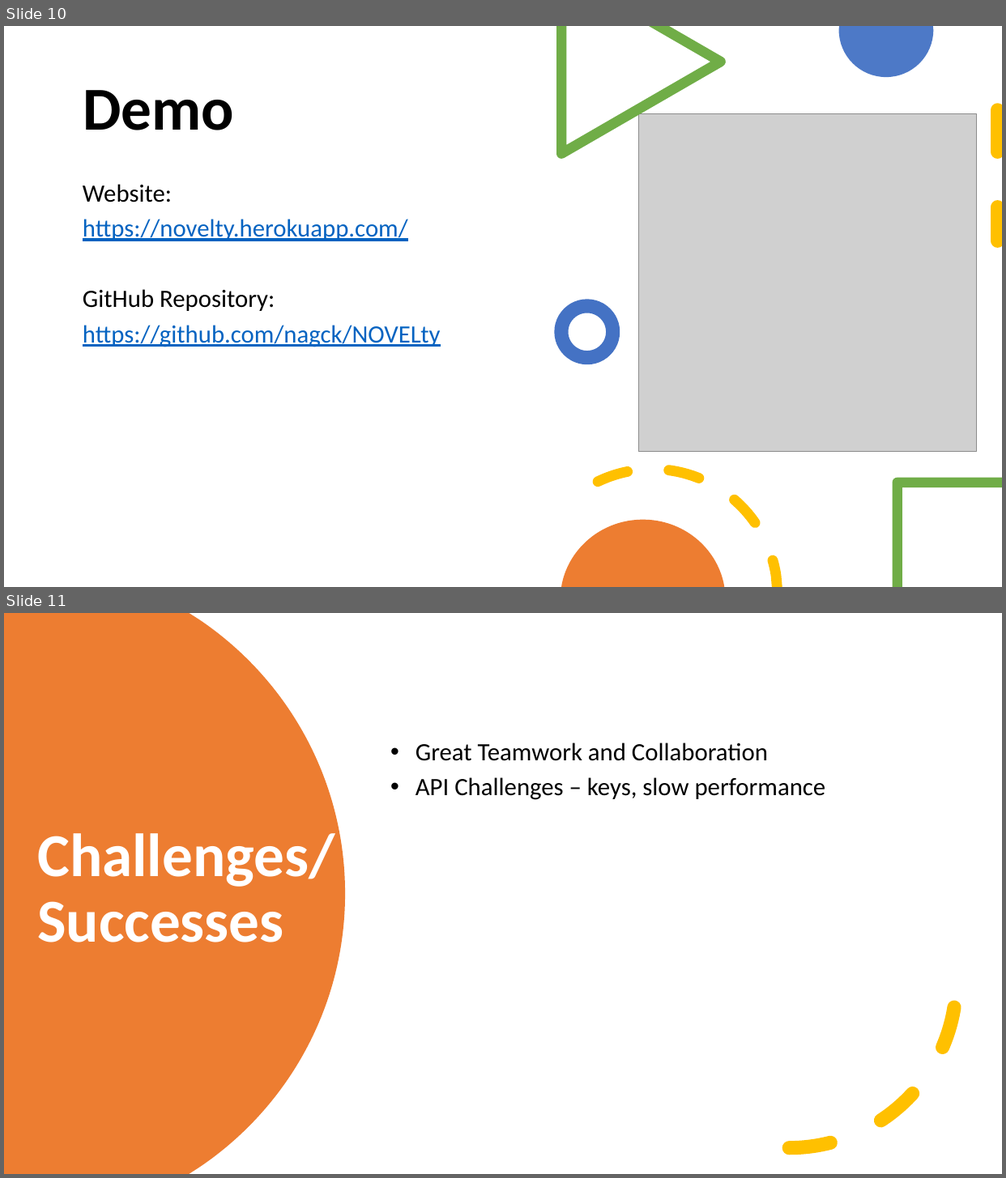
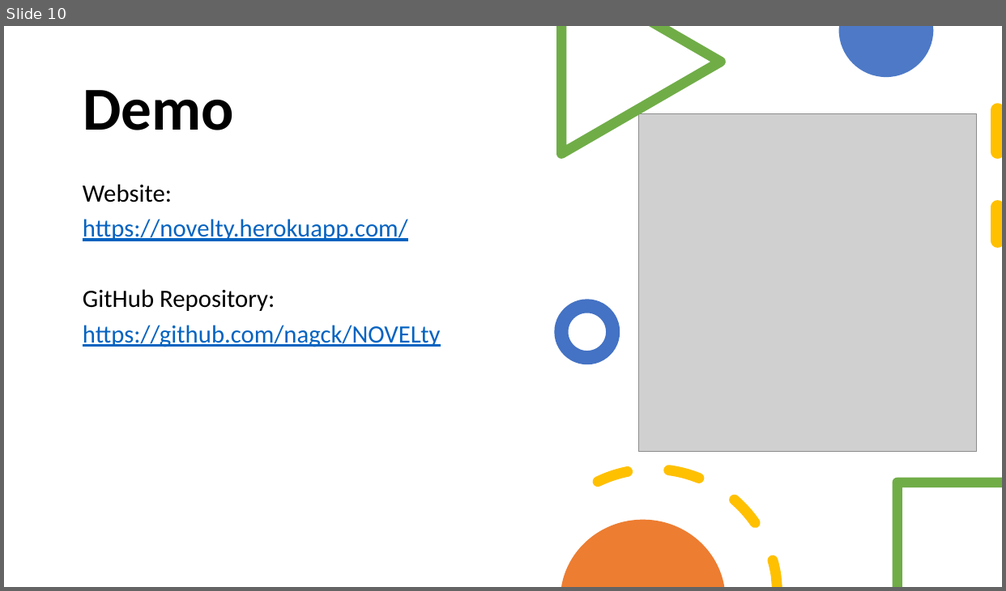
Before and after one commit to nagck/NOVELty, a slide deck: assets/novelty.pptx. Shown one above the other, each under a label of ours: slides 10 and 11 before the commit, slide 10 after it. The pictures are 1006x1178 and 1006x591 pixels, drawn with LibreOffice and Linux fonts; fonts in the diff are those of the drawing; grey boxes stand for pictures. Boxes give left, top, right and bottom in pixels: in the first picture for what was removed or moved away, otherwise in the second. Text is boxed around its words. In the diff, an @@ line names an element or a change of style, - is before the commit and + after.

```diff
--- a/assets/novelty.pptx
+++ b/assets/novelty.pptx
@@ slide 11 removed at box(4, 613, 1002, 1174), background #FFFFFF @@
@@ freeform shape removed at box(4, 613, 345, 1174) @@
@@ text removed at box(415, 743, 826, 800) @@
-• Great Teamwork and Collaboration
-• API Challenges – keys, slow performance
@@ arc (boxed as its full ellipse) removed at box(622, 814, 956, 1148) @@
@@ title removed at box(37, 833, 334, 943) @@
-Challenges/
-Successes
```
Also in this commit, not shown: 11 other slides changed, 2 slides added.
